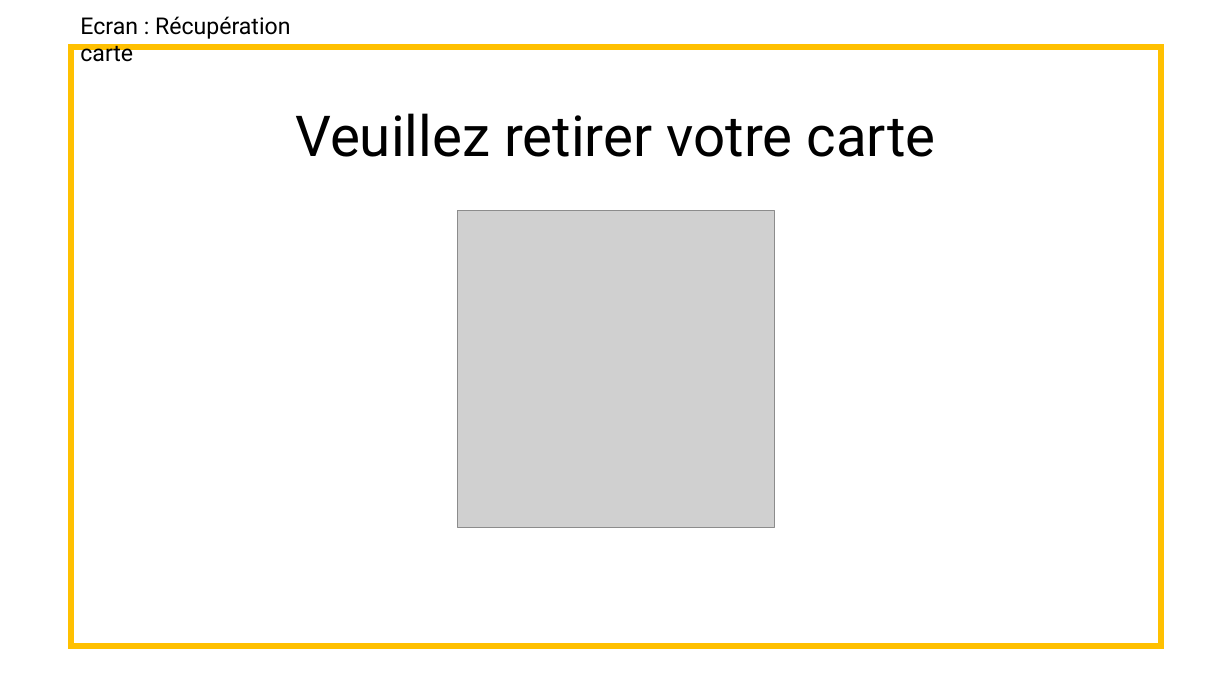
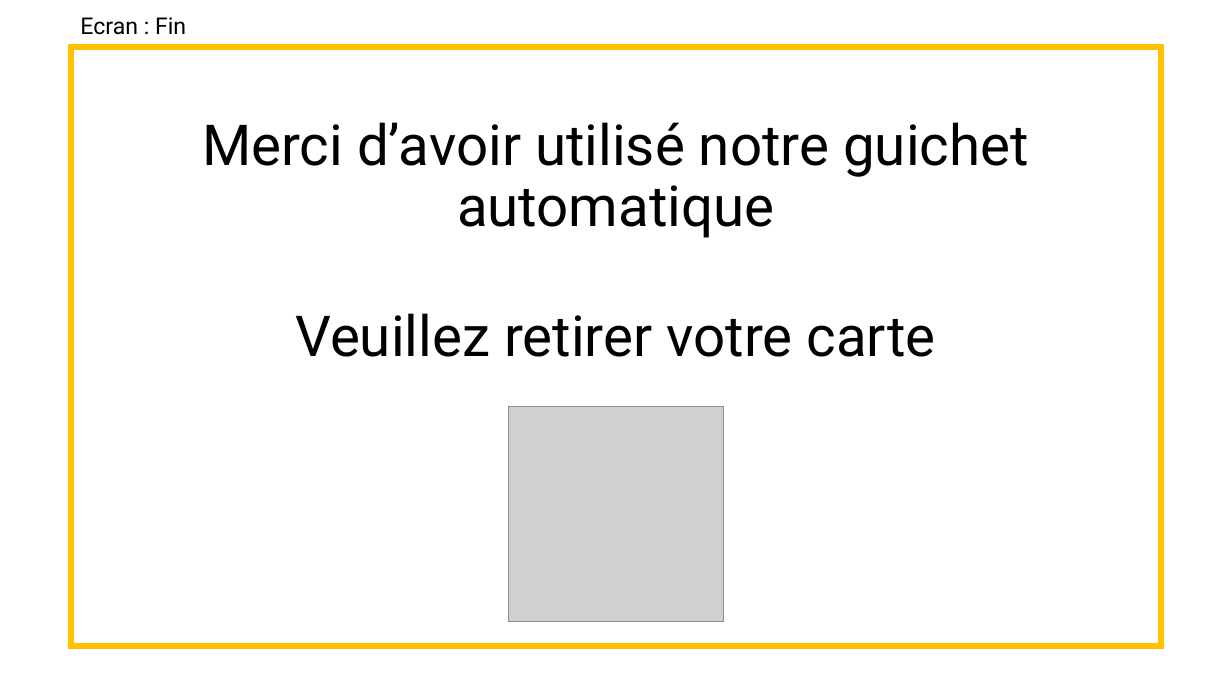
Before and after one commit to Whyuki/CDA_2005, a slide deck: slide 16 of FOAD_Unified_Process/GAB/maquettage et diagramme de navigabilité_GAB_retirer de l'argent dont s'identifier.pptx (slide 17 before the commit). Drawn at 1232x693 pixels with LibreOffice and Linux fonts; fonts in the diff are those of the drawing; grey boxes stand for pictures. Boxes give left, top, right and bottom in pixels: in the first picture for what was removed or moved away, otherwise in the second. Text is boxed around its words. In the diff, an @@ line names an element or a change of style, - is before the commit and + after.

```diff
--- a/FOAD_Unified_Process/GAB/maquettage et diagramme de navigabilité_GAB_retirer de l'argent dont s'identifier.pptx
+++ b/FOAD_Unified_Process/GAB/maquettage et diagramme de navigabilité_GAB_retirer de l'argent dont s'identifier.pptx
@@ text at (x1=80, y1=17, x2=186, y2=35): text changed @@
-Ecran : Récupération carte
+Ecran : Fin
@@ title added at (x1=202, y1=122, x2=1028, y2=238), 44 pt, text #000000 @@
+Merci d’avoir utilisé notre guichet automatique
@@ text "Veuillez retirer votre carte" moved from (x1=295, y1=113, x2=936, y2=157) to (x1=295, y1=313, x2=936, y2=357) @@
@@ picture resized from (x1=457, y1=211, x2=775, y2=528) to (x1=508, y1=407, x2=724, y2=622) @@
```
Also in this commit, not shown: 3 other slides changed, 3 slides removed, 2 other files.
